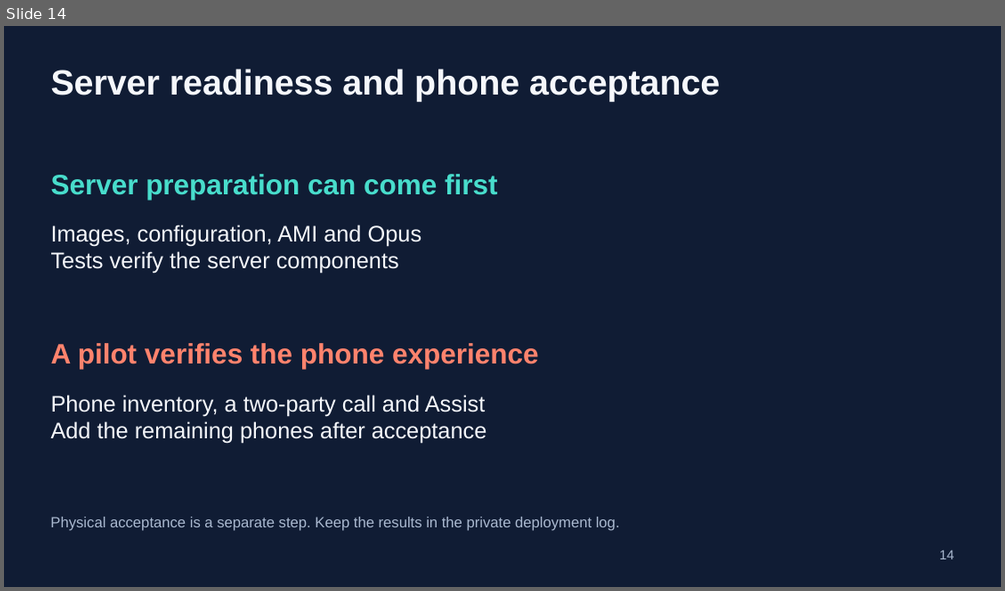
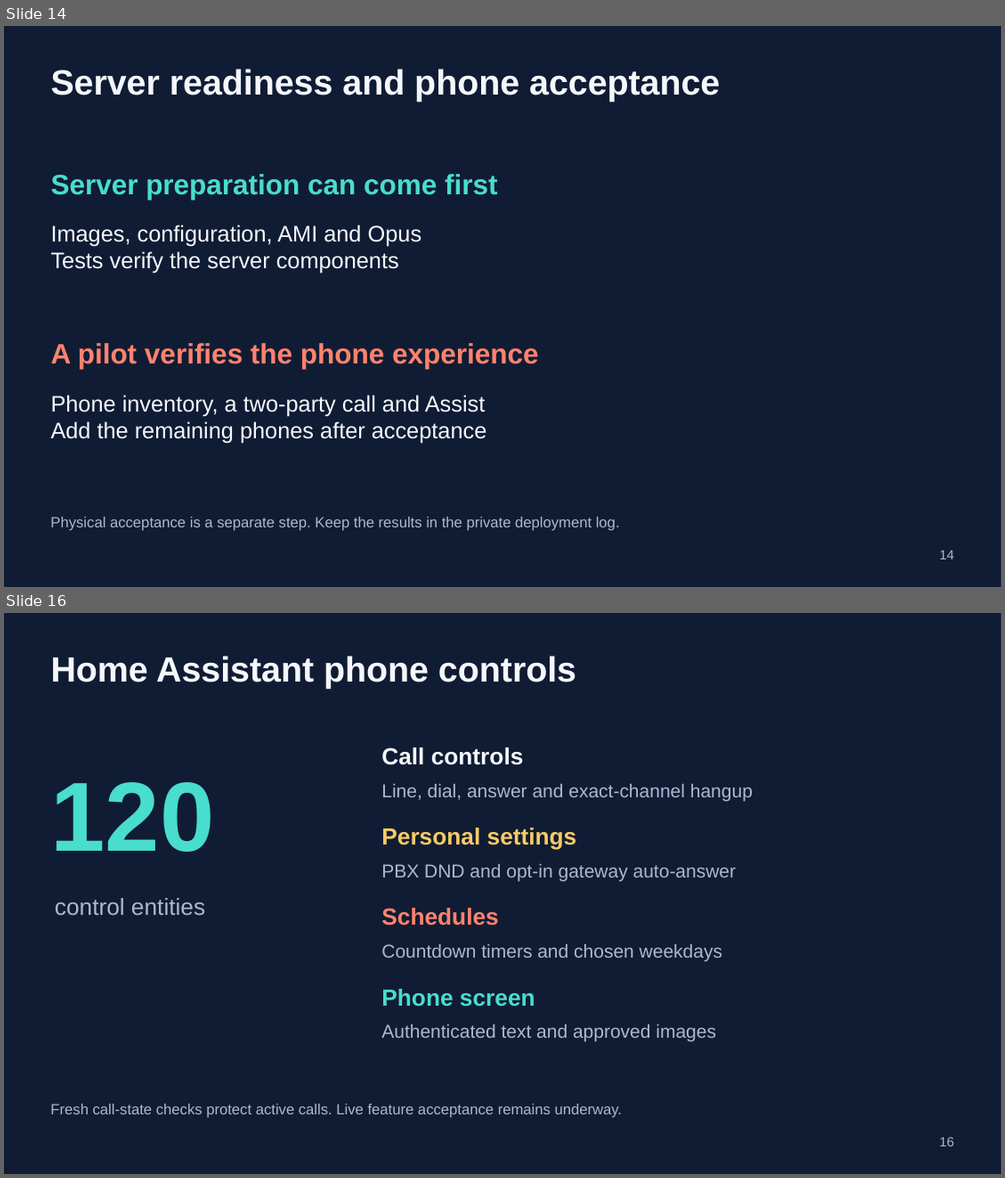
Before and after one commit to 4alvit/cisco-home-telephony, a slide deck: docs/slides/cisco-home-telephony.pptx. Shown one above the other, each under a label of ours: slide 14 before the commit, slides 14 and 16 after it; the slides between them are not shown. The pictures are 1005x591 and 1005x1178 pixels, drawn with LibreOffice and Linux fonts; fonts in the diff are those of the drawing. Boxes give left, top, right and bottom in pixels: in the first picture for what was removed or moved away, otherwise in the second. Text is boxed around its words. In the diff, an @@ line names an element or a change of style, - is before the commit and + after.

Commit message:
Add controlled external SIP access and English phone guides

```diff
--- a/docs/slides/cisco-home-telephony.pptx
+++ b/docs/slides/cisco-home-telephony.pptx
@@ slide 16 added at [4,613,1001,1174], background #101C34 @@
@@ text added at [51,656,576,689], 33.8 pt, text #F5F7FB, bold @@
+Home Assistant phone controls
@@ text added at [381,747,524,765], 22.5 pt, text #F5F7FB, bold @@
+Call controls
@@ text added at [51,782,215,852], 94.5 pt, text #48DDCC, bold @@
+120
@@ text added at [381,784,752,801], 18 pt, text #AAB9D0 @@
+Line, dial, answer and exact-channel hangup
@@ text added at [381,827,577,850], 22.5 pt, text #F7CB64, bold @@
+Personal settings
@@ text added at [381,864,736,882], 18 pt, text #AAB9D0 @@
+PBX DND and opt-in gateway auto-answer
@@ text added at [55,898,205,915], 22.5 pt, text #AAB9D0 @@
+control entities
@@ text added at [381,908,498,925], 22.5 pt, text #FF836D, bold @@
+Schedules
@@ text added at [381,944,722,962], 18 pt, text #AAB9D0 @@
+Countdown timers and chosen weekdays
@@ text added at [381,989,535,1006], 22.5 pt, text #48DDCC, bold @@
+Phone screen
@@ text added at [381,1024,716,1042], 18 pt, text #AAB9D0 @@
+Authenticated text and approved images
@@ text added at [50,1103,623,1118], 14.2 pt, text #AAB9D0 @@
+Fresh call-state checks protect active calls. Live feature acceptance remains underway.
@@ text added at [939,1136,955,1146], 12.8 pt, text #AAB9D0 @@
+16
```
Also in this commit, not shown: 3 slides changed, 3 other slides added, 24 other files.
